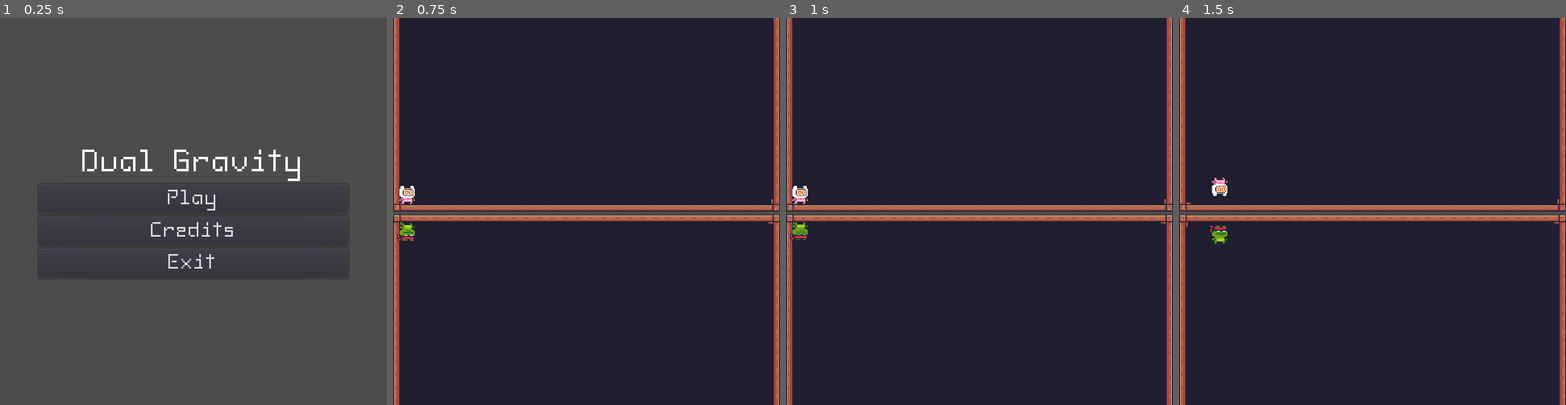
Above: before the commit, frames 1-4 (left to right).
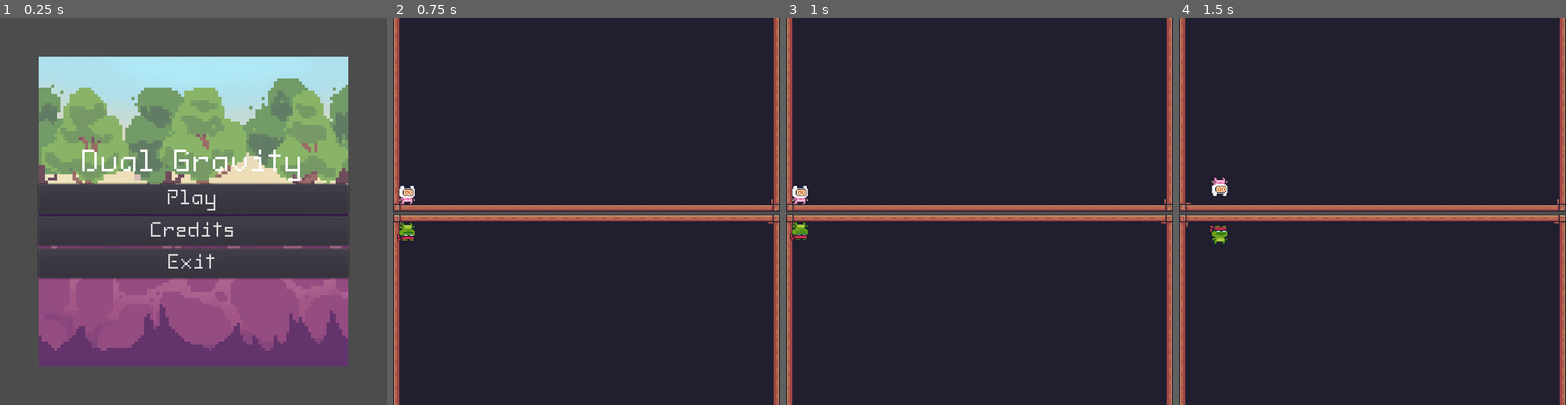
Above: after the commit, the same moments.

Repository: Mrtn-fa/DualGravity
Game: Godot game, scene res://UI/MainMenu.tscn
Same seed, same stepped clock (60 frames per second), same inputs: the game is played once before the commit and once after it.
Inputs:
- Up to frame 1 (0.25 s): no input
- Up to frame 2 (0.75 s): click "Play" at 0.5 s
- Up to frame 3 (1 s): no input
- Up to frame 4 (1.5 s): tap Enter at 1.25 s; hold D (move_right) from 1.28 s (still down); tap G (gravity) at 1.35 s

The runs differ from the first frame. In frame 1, 45% of the frame differs, in the area x 10-90%, y 10-90%; in frame 2, nothing differs; in frame 3, nothing differs; in frame 4, nothing differs.

Commit message:
test1
test1

Diff:
--- /dev/null
+++ b/ENTITIES/Switch.gd
@@ -0,0 +1,5 @@
+extends Sprite
+
+# Called when the node enters the scene tree for the first time.
+func _ready():
+	pass # Replace with function body.
--- /dev/null
+++ b/ENTITIES/Switch.tscn
@@ -0,0 +1,14 @@
+[gd_scene load_steps=3 format=2]
+
+[ext_resource path="res://icon.png" type="Texture" id=1]
+
+[sub_resource type="RectangleShape2D" id=1]
+
+[node name="StaticBody2D" type="StaticBody2D"]
+
+[node name="CollisionShape2D" type="CollisionShape2D" parent="."]
+shape = SubResource( 1 )
+
+[node name="Sprite" type="Sprite" parent="."]
+scale = Vector2( 0.3125, 0.3125 )
+texture = ExtResource( 1 )
--- a/UI/MainMenu.tscn
+++ b/UI/MainMenu.tscn
@@ -1,7 +1,8 @@
-[gd_scene load_steps=7 format=2]
+[gd_scene load_steps=8 format=2]
 
 [ext_resource path="res://SCRIPTS/PauseMenu.gd" type="Script" id=1]
 [ext_resource path="res://RESOURCES/FONTS/80s-retro-future.ttf" type="DynamicFontData" id=2]
+[ext_resource path="res://RESOURCES/pixil-frame-0.png" type="Texture" id=3]
 
 [sub_resource type="StyleBoxFlat" id=2]
 bg_color = Color( 0.92549, 0.607843, 0.607843, 1 )
@@ -30,6 +31,14 @@
 size_flags_vertical = 0
 theme = SubResource( 1 )
 script = ExtResource( 1 )
+
+[node name="TextureRect" type="TextureRect" parent="."]
+margin_left = 24.0
+margin_top = 24.0
+margin_right = 408.0
+margin_bottom = 408.0
+texture = ExtResource( 3 )
+stretch_mode = 1
 
 [node name="VBoxContainer" type="VBoxContainer" parent="."]
 margin_left = 24.0
Binary file added: RESOURCES/pixil-frame-0.png
Not shown, added: RESOURCES/pixil-frame-0.png.import
